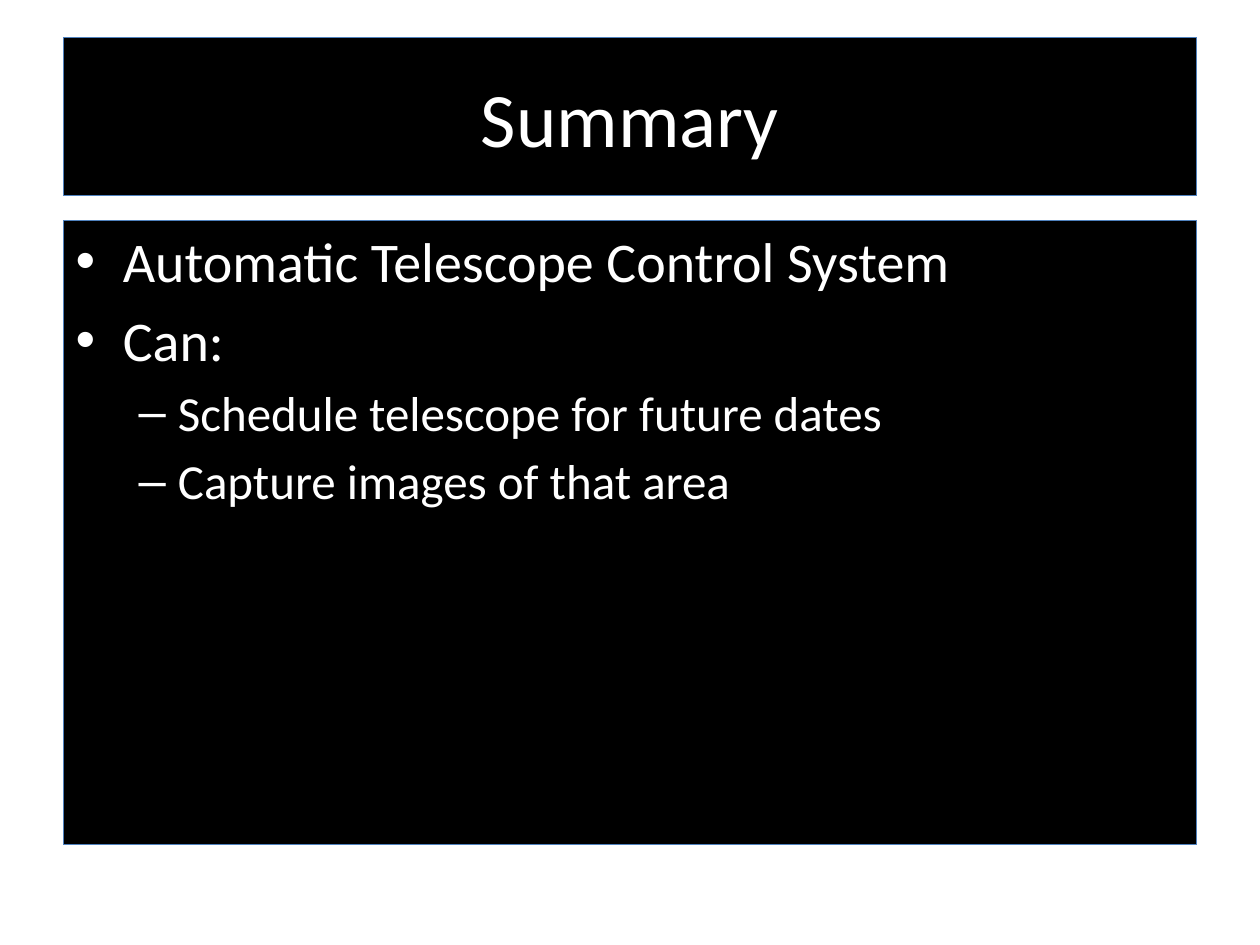
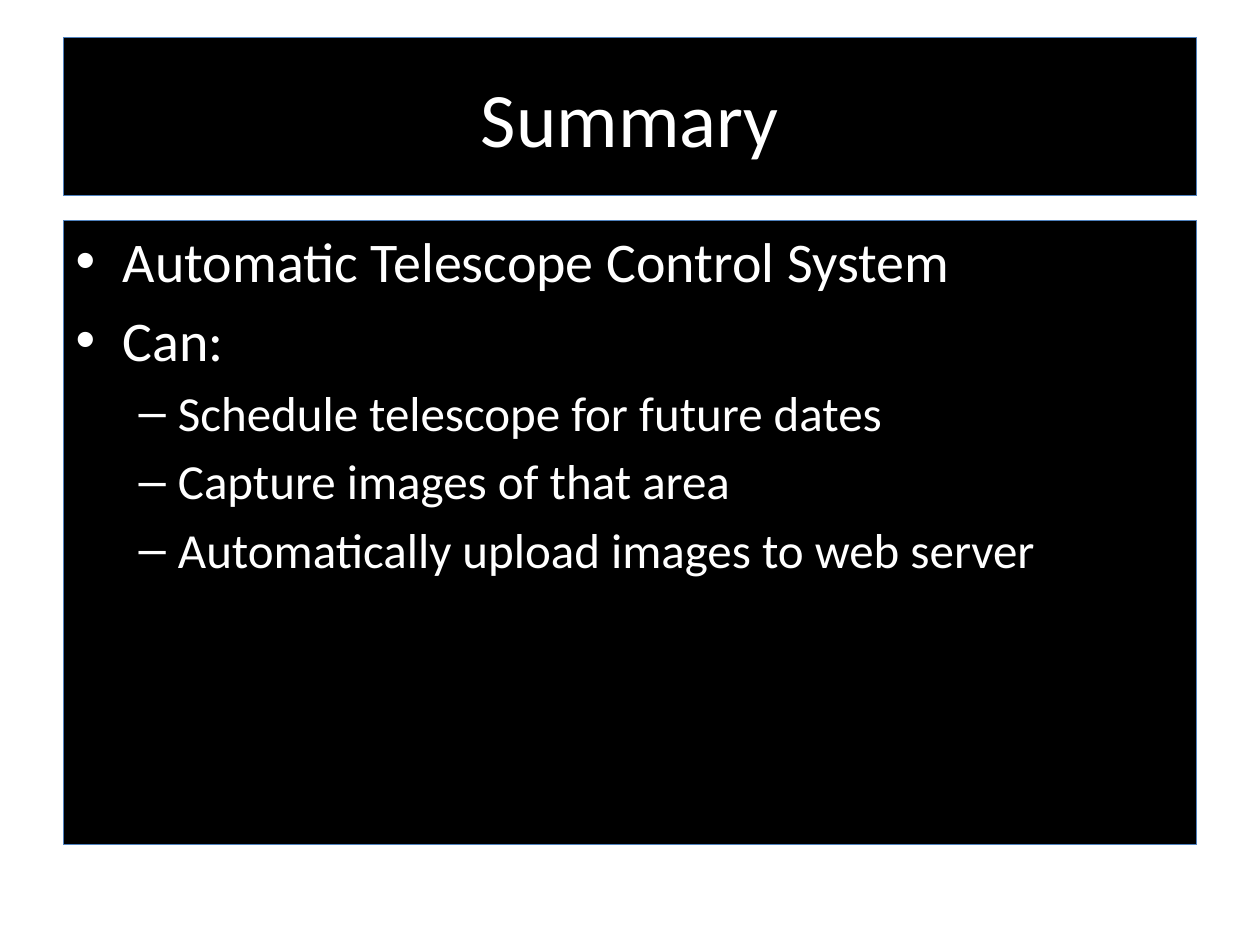
Before and after one commit to RedTeamCOSC470/Documentation, a slide deck: slide 21 of Stargazer_Presentation_Semester2.pptx (slide 17 before the commit). Drawn at 1260x945 pixels with LibreOffice and Linux fonts; fonts in the diff are those of the drawing; background and template pictures are left out. Boxes give left, top, right and bottom in pixels: in the first picture for what was removed or moved away, otherwise in the second. Text is boxed around its words. In the diff, an @@ line names an element or a change of style, - is before the commit and + after.

```diff
--- a/Stargazer_Presentation_Semester2.pptx
+++ b/Stargazer_Presentation_Semester2.pptx
@@ text at (x1=178, y1=534, x2=1034, y2=577): paragraph added @@
+  – Automatically upload images to web server
```
Also in this commit, not shown: 5 other slides changed, 4 slides added, 1 other file.
